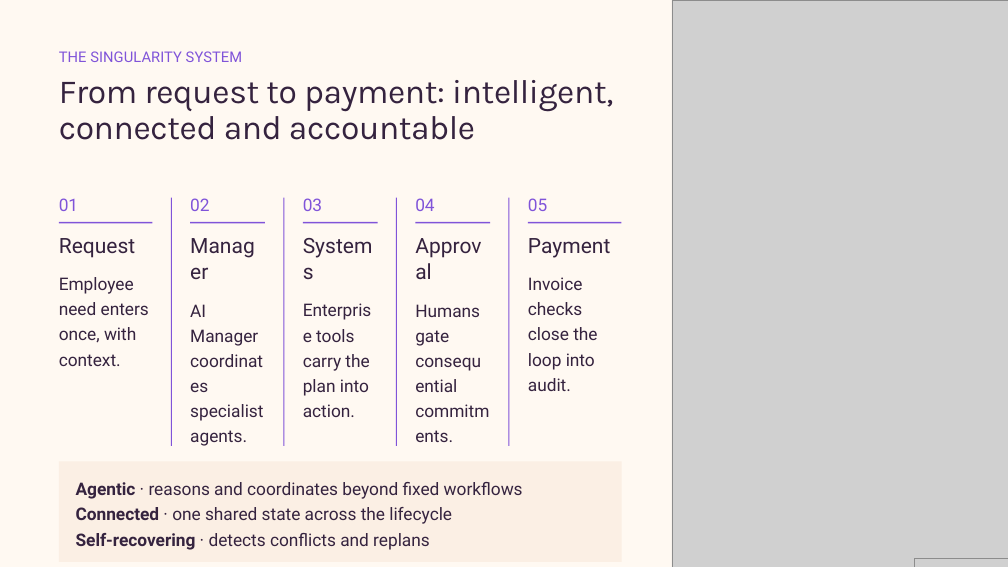
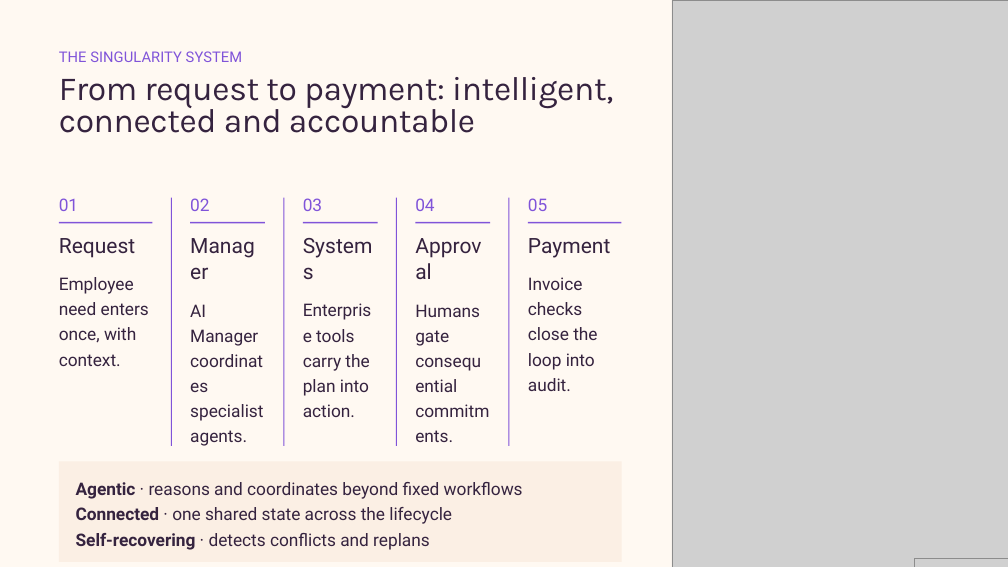
Before and after one commit to Sinha28Shivam/Singularity_Squad, a slide deck: slide 7 of AI Hackathon2.0.pptx. Drawn at 1008x567 pixels with LibreOffice and Linux fonts; fonts in the diff are those of the drawing; grey boxes stand for pictures; background and template pictures are left out. Boxes give left, top, right and bottom in pixels: in the first picture for what was removed or moved away, otherwise in the second. Text is boxed around its words. In the diff, an @@ line names an element or a change of style, - is before the commit and + after.

```diff
--- a/AI Hackathon2.0.pptx
+++ b/AI Hackathon2.0.pptx
@@ text "From request to payment: intelligent, ..." at (59,77,613,133): line spacing 0.9 to 0.8 @@
```
Also in this commit, not shown: 6 other slides changed, 15 other files.
